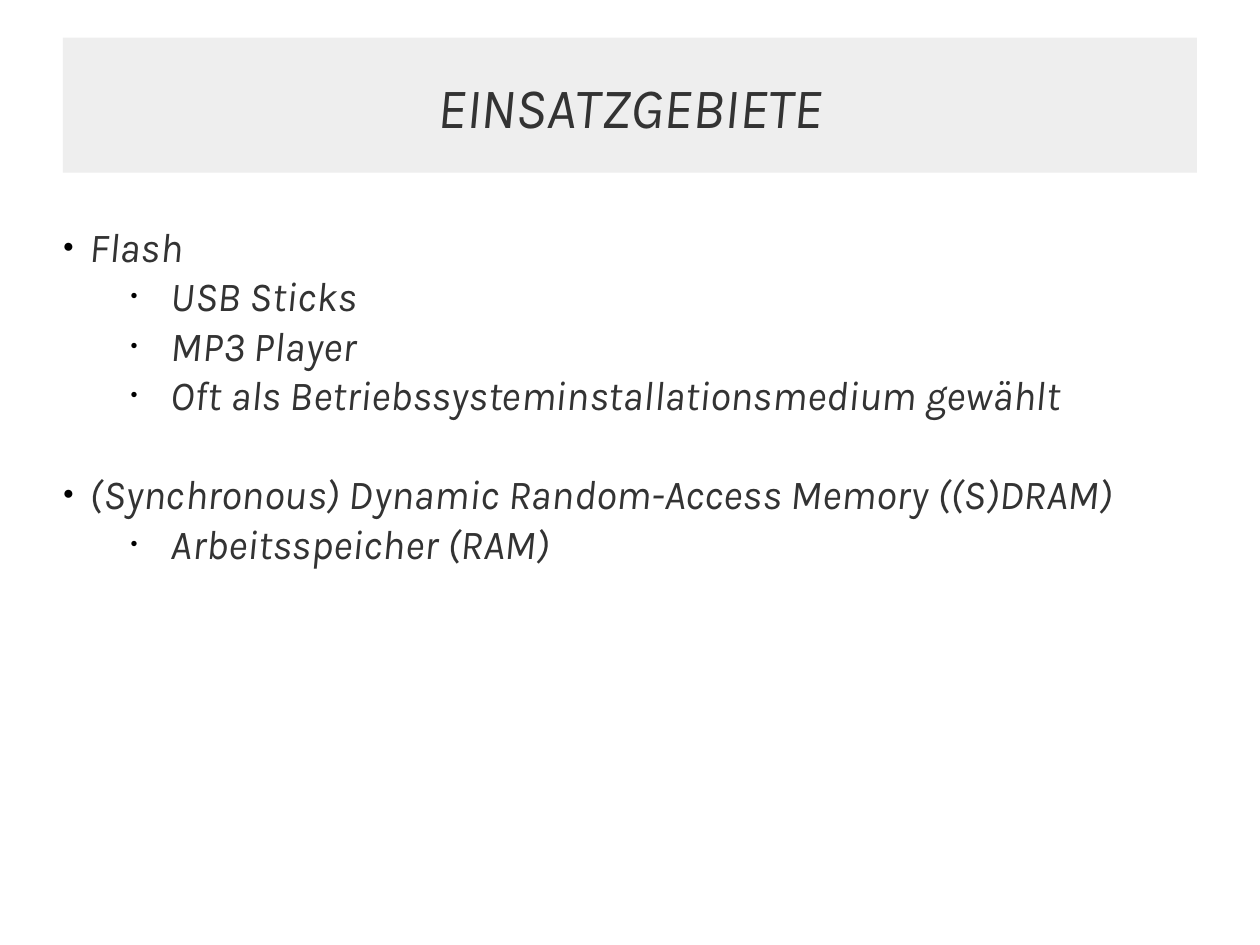
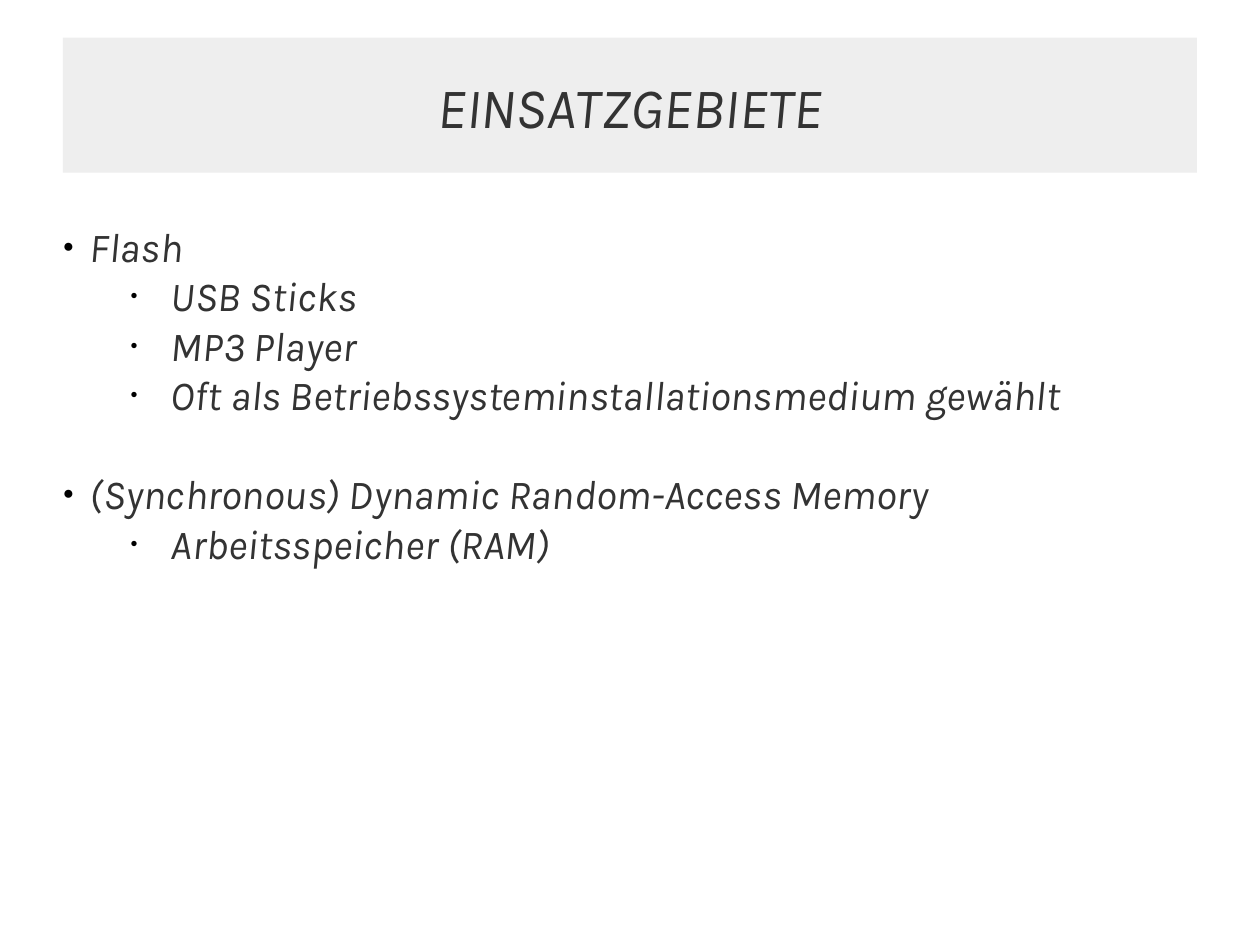
Before and after one commit to JMFootBallPlyr/Hard-drive-system-, a slide deck: slide 11 of WRK/presents/01 - types of drives/types of drives.odp (slide 14 before the commit). Drawn at 1260x945 pixels with LibreOffice and Linux fonts; fonts in the diff are those of the drawing. Boxes give left, top, right and bottom in pixels: in the first picture for what was removed or moved away, otherwise in the second. Text is boxed around its words. In the diff, an @@ line names an element or a change of style, - is before the commit and + after.

```diff
--- a/WRK/presents/01 - types of drives/types of drives.odp
+++ b/WRK/presents/01 - types of drives/types of drives.odp
@@ text at box(90, 479, 929, 519): text changed @@
-● (Synchronous) Dynamic Random-Access Memory ((S)DRAM)
+● (Synchronous) Dynamic Random-Access Memory
```
Also in this commit, not shown: 5 other slides changed, 8 slides removed, 4 other files.
